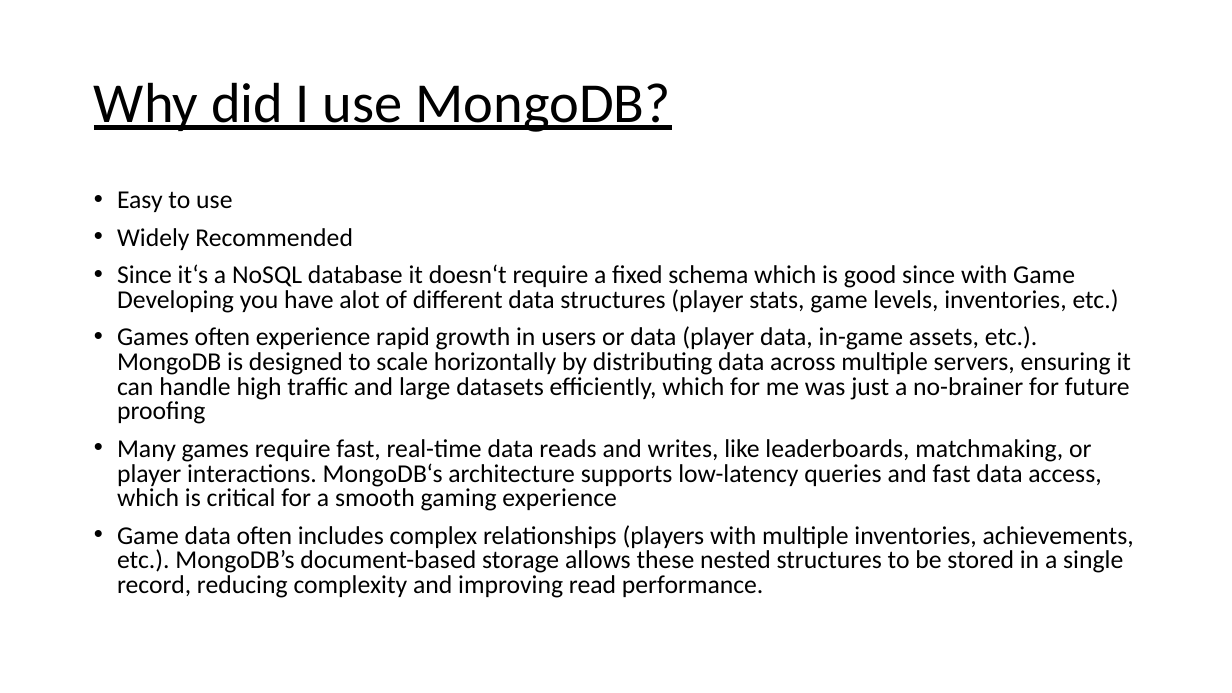
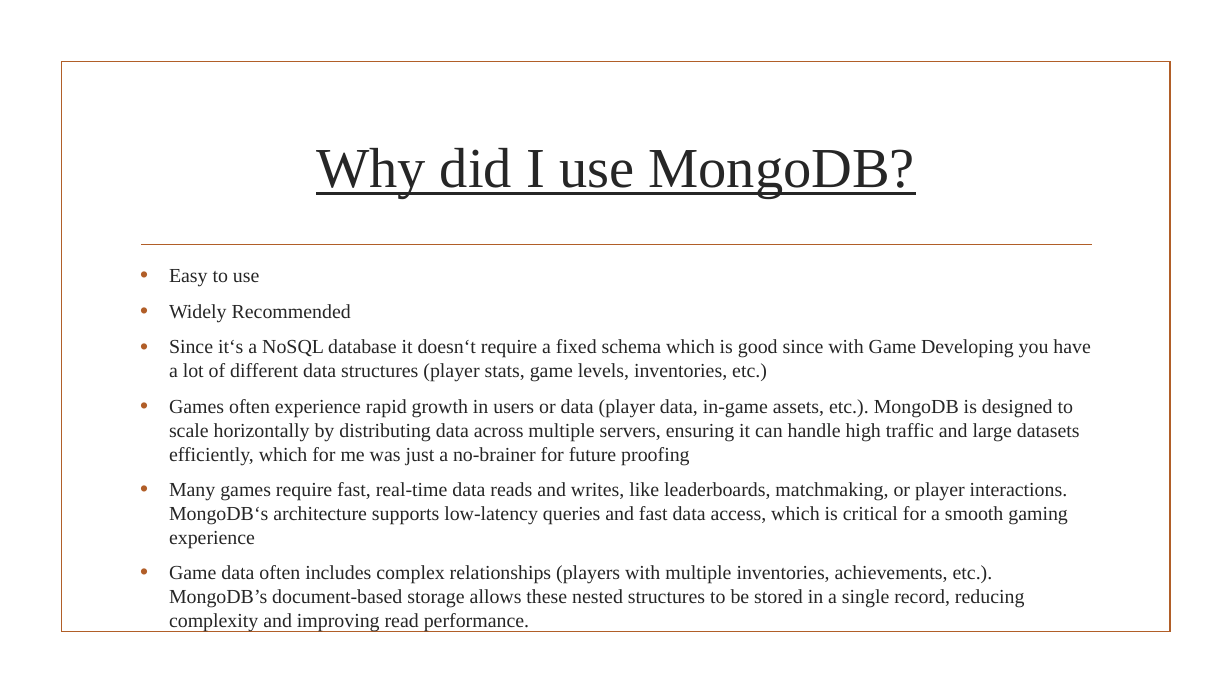
Before and after one commit to Niteh0wk/TheTalesOfGodric, a slide deck: slide 8 of TheTalesOfGodric.pptx (slide 6 before the commit). Drawn at 1232x693 pixels with LibreOffice and Linux fonts; fonts in the diff are those of the drawing; background and template pictures are left out. Boxes give left, top, right and bottom in pixels: in the first picture for what was removed or moved away, otherwise in the second. Text is boxed around its words. In the diff, an @@ line names an element or a change of style, - is before the commit and + after.

```diff
--- a/TheTalesOfGodric.pptx
+++ b/TheTalesOfGodric.pptx
@@ rectangle added at (x1=61, y1=62, x2=1170, y2=632), outline #B15E28 1.25 pt @@
@@ title "Why did I use MongoDB?" moved from (x1=94, y1=82, x2=671, y2=132) to (x1=316, y1=148, x2=915, y2=198) @@
@@ title "Why did I use MongoDB?" at (x1=316, y1=148, x2=915, y2=198): font Calibri to Times New Roman, text colour #000000 to #262626; alignment left to centre; line spacing 0.9 to 1 @@
@@ text "Easy to use" moved from (x1=117, y1=191, x2=1134, y2=598) to (x1=169, y1=269, x2=1090, y2=608) @@
@@ line added from (141, 245) to (1092, 245), #B15E28 1.25 pt @@
@@ text at (x1=169, y1=269, x2=1080, y2=608): size 20 to 15.5 pt, font Calibri to Times New Roman, text colour #000000 to #262626 in "Easy to use", "Widely Recommended", "Games often experience rapid growth in users ...", "Many games require fast, real-time data reads ..." and 1 more places; indent changed; line spacing 0.8 to 1 @@
@@ text at (x1=169, y1=339, x2=1090, y2=382): text changed; size 20 to 15.5 pt; font Calibri to Times New Roman; text colour #000000 to #262626 @@
-• Since it‘s a NoSQL database it doesn‘t require a fixed schema which is good since with Game Developing you have alot of different data structures (player stats, game levels, inventories, etc.)
+• Since it‘s a NoSQL database it doesn‘t require a fixed schema which is good since with Game Developing you have a lot of different data structures (player stats, game levels, inventories, etc.)
```
Also in this commit, not shown: 7 other slides changed, 2 slides added, 2 other files.
